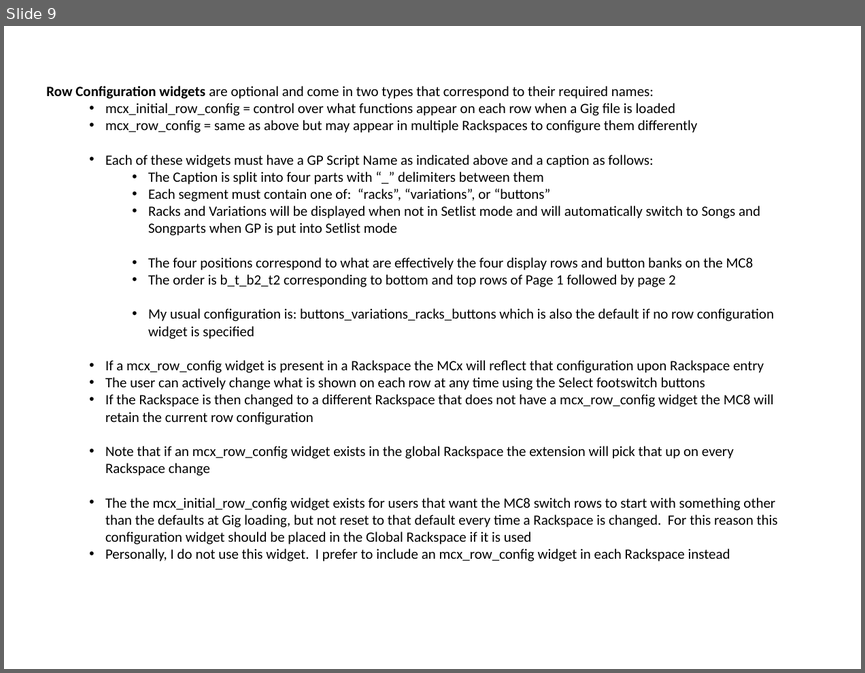
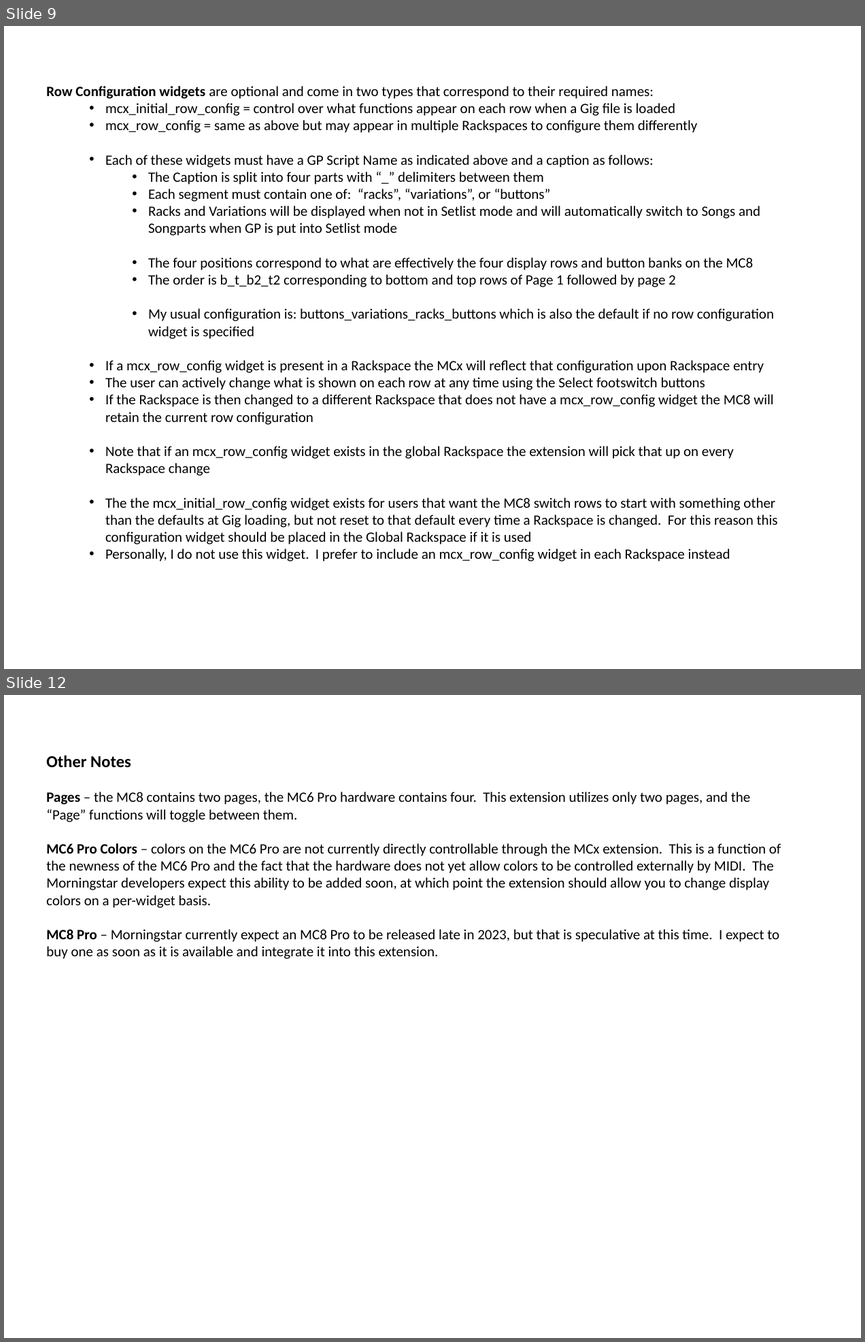
Before and after one commit to WidnerM/GP-MC8, a slide deck: MC8.pptx. Shown one above the other, each under a label of ours: slide 9 before the commit, slides 9 and 12 after it; the slides between them are not shown. The pictures are 865x673 and 865x1342 pixels, drawn with LibreOffice and Linux fonts; fonts in the diff are those of the drawing. Boxes give left, top, right and bottom in pixels: in the first picture for what was removed or moved away, otherwise in the second. Text is boxed around its words. In the diff, an @@ line names an element or a change of style, - is before the commit and + after.

```diff
--- a/MC8.pptx
+++ b/MC8.pptx
@@ slide 12 added at <box>4,695,861,1338</box>, background #FFFFFF @@
@@ text added at <box>46,755,781,959</box>, 12 pt, text #000000 @@
+Other Notes
+Pages – the MC8 contains two pages, the MC6 Pro hardware contains four. This extension utilizes only two pages, and the “Page” functions will toggle between them.
+MC6 Pro Colors – colors on the MC6 Pro are not currently directly controllable through the MCx extension. This is a function of the newness of the MC6 Pro and the fact that the hardware does not yet allow colors to be controlled externally by MIDI. The Morningstar developers expect this ability to be added soon, at which point the extension should allow you to change display colors on a per-widget basis.
+MC8 Pro – Morningstar currently expect an MC8 Pro to be released late in 2023, but that is speculative at this time. I expect to buy one as soon as it is available and integrate it into this extension.
```
Also in this commit, not shown: 6 slides changed, 1 other slide added, 2 other files.
